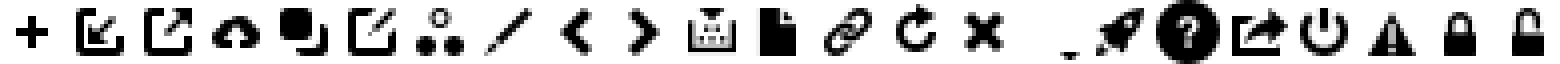
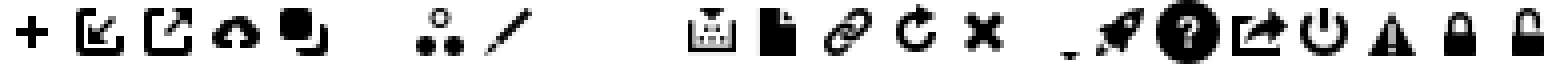
Layers edited between the first and the second 1560 × 64 image:
removed group "IconToolbarForward" (1 layers) over [628, 8, 660, 56]
removed layer "Shape 22" from group "IconToolbarForward" over [628, 8, 660, 56]
removed group "IconToolbarBack" (1 layers) over [560, 8, 592, 56]
removed layer "Shape 21" from group "IconToolbarBack" over [560, 8, 592, 56]
removed group "IconToolbarNew" (2 layers) over [348, 8, 396, 56]
removed layer "Shape 11" from group "IconToolbarNew" over [368, 8, 396, 36]
removed layer "Rounded Rectangle 3" (1st of 3, in "IconToolbarNew") from group "IconToolbarNew" over [348, 8, 396, 56]
